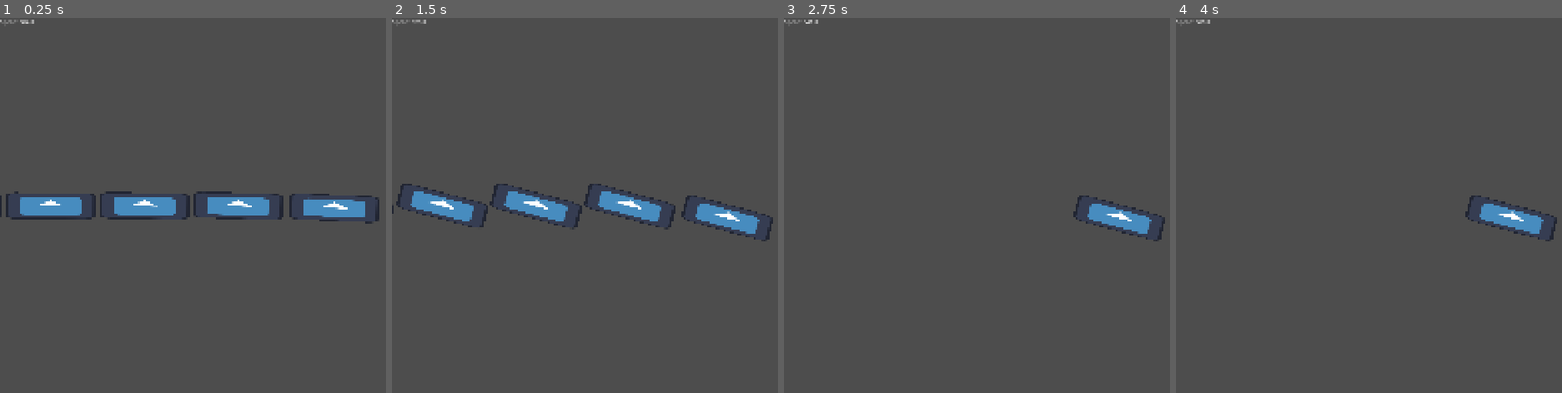
Above: before the commit, frames 1-4 (left to right).
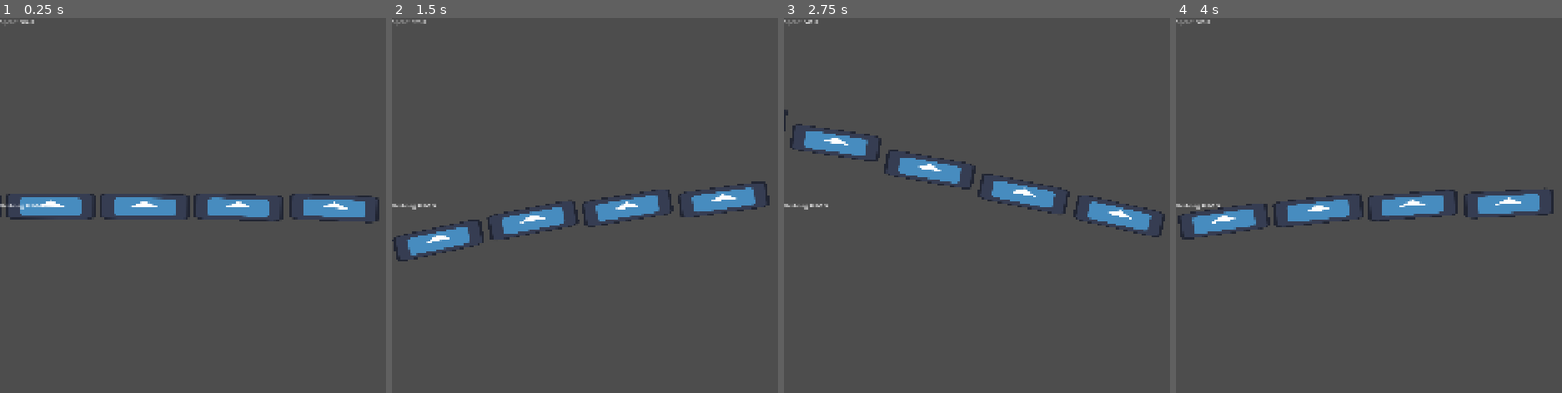
Above: after the commit, the same moments.

Repository: g3evorz/Gameseed-2026
Game: Godot game, scene res://Scenes/main.tscn
Same seed, same stepped clock (60 frames per second), same inputs: the game is played once before the commit and once after it. Before the commit the project starts from res://Scenes/Components/kereta.tscn. The engine's default icon, where the game draws it, is replaced by a stand-in: a white triangle on a blue panel in a dark square.
Inputs:
- Up to frame 1 (0.25 s): no input
- Up to frame 2 (1.5 s): tap Enter (ui_accept) at 0.5, 0.77 s
- Up to frame 3 (2.75 s): tap Enter (ui_accept) at 1.52 s
- Up to frame 4 (4 s): tap Enter (ui_accept) at 3.02, 3.77 s

The runs differ from the first frame. In frame 1, 0.8% of the frame differs, in the area x 0-74%, y 46-55%; in frame 2, 5.9%, in the area x 0-99%, y 43-65%; in frame 3, 3.5%; in frame 4, 4.4%.

Commit message:
Fix "Detach Gerbong" be more logical
It tweak "Batasan" a condition where logically a "Gerbong" of "Kereta" Will be detatched.

Diff:
--- a/Scenes/Components/kereta.tscn
+++ b/Scenes/Components/kereta.tscn
@@ -20,3 +20,14 @@
 [node name="Gerbong4" parent="KumpulanGerbong" unique_id=295298761 instance=ExtResource("3_k3j8q")]
 
 [node name="Gerbong5" parent="KumpulanGerbong" unique_id=534880205 instance=ExtResource("3_k3j8q")]
+
+[node name="CanvasLayer" type="CanvasLayer" parent="." unique_id=291053721]
+
+[node name="LabelJumlahGerbong" type="Label" parent="CanvasLayer" unique_id=723256573]
+anchors_preset = 4
+anchor_top = 0.5
+anchor_bottom = 0.5
+offset_top = -11.5
+offset_right = 40.0
+offset_bottom = 11.5
+grow_vertical = 2
--- a/Script/Kereta/Gerbong.gd
+++ b/Script/Kereta/Gerbong.gd
@@ -1,8 +1,11 @@
 extends CharacterBody2D
+
+# Asumsikan ada node Sprite2D di dalam gerbong untuk efek tilting (FIX #2)
+@onready var sprite = $Sprite2D
 
 var gravity = ProjectSettings.get_setting("physics/2d/default_gravity")
 var sedang_aktif = true
-var tersambung = true # Status apakah gerbong ini masih terikat ke rantai kereta
+var tersambung = true
 
 var target_x_velocity = 0.0
 var target_y = 0.0
@@ -11,56 +14,79 @@
 var target_di_tanah = true
 var kekakuan_rantai = 15.0
 
-var posisi_x_kepala = 0.0
-@export var BATAS_TERTINGGAL = 2000.0
+# FIX #1: Ganti posisi absolut kepala menjadi posisi relatif gerbong tepat di depannya
+var posisi_x_depan = 0.0
+var posisi_y_depan = 0.0
+
+var posisi_y_kepala_absolut = 0.0
+
+# Nilai ini sekarang bisa jauh lebih kecil karena diukur per sambungan (relatif)
+@export var BATAS_TERTINGGAL = 400.0
+@export var BATAS_TERBANG = 200.0
+@export var BATAS_JATUH = 250.0
+@export var BATAS_HANCUR = 2500.0
+
+# FIX #3: Clamp untuk mencegah tunneling / lonjakan eksponensial spring
+@export var MAX_SPRING_VELOCITY = 1500.0
+
+# FIX #4: Variabel memori untuk mengecek transisi lantai -> udara
+var was_on_floor = false
 
 func putus_sambungan():
 	tersambung = false
 	sedang_aktif = false
 
 func _physics_process(delta):
-	# --- 1. JIKA SAMBUNGAN TERPUTUS ---
 	if not tersambung or not sedang_aktif:
-		# Perlambat kecepatan X secara drastis (simulasi gesekan roda/rem)
-		# 600 adalah kekuatan pengeremannya, bisa Anda sesuaikan
-		velocity.x = move_toward(velocity.x, 0, 600 * delta)
 
-		# Tetap patuhi gravitasi agar bisa jatuh ke jurang
+		if is_on_floor():
+			velocity.x = move_toward(velocity.x, 0, 600 * delta)
+
 		velocity.y += gravity * delta
 		move_and_slide()
 
-		# Hapus dari memori sepenuhnya JIKA sudah jatuh ke jurang luar angkasa
-		if global_position.y > 2500:
+		if global_position.y - posisi_y_kepala_absolut > 1500.0:
 			hancur()
 		return
 
-	# --- 2. LOGIKA FISIKA HIBRIDA (NORMAL) ---
 	velocity.x = target_x_velocity
 	var jarak_y = target_y - global_position.y
 
+	# Logika Fisika Hibrida
 	if target_di_tanah:
 		if is_on_floor():
-			velocity.y = jarak_y * kekakuan_rantai
+			# FIX #3: Clamp velocity dari proportional controller
+			var raw_spring_vel = jarak_y * kekakuan_rantai
+			velocity.y = clamp(raw_spring_vel, -MAX_SPRING_VELOCITY, MAX_SPRING_VELOCITY)
 		else:
+			# FIX #4: Reset velocity y yang bocor saat jalan keluar dari ujung platform
+			if was_on_floor and velocity.y < 0:
+				velocity.y = 0.0
 			velocity.y += gravity * delta
 	else:
 		if target_vel_y < 0 and jarak_y < 0:
-			velocity.y = jarak_y * kekakuan_rantai
+			var raw_spring_vel = jarak_y * kekakuan_rantai
+			velocity.y = clamp(raw_spring_vel, -MAX_SPRING_VELOCITY, MAX_SPRING_VELOCITY)
 		else:
+			if was_on_floor and velocity.y < 0:
+				velocity.y = 0.0
 			velocity.y += gravity * delta
 
+	# Catat status lantai frame ini untuk dipakai di frame berikutnya
+	was_on_floor = is_on_floor()
 	move_and_slide()
-	rotation = lerp_angle(rotation, target_rot, kekakuan_rantai * delta)
 
-	# --- 3. DETEKSI SAMBUNGAN PATAH ---
-	# Jika gerbong ini tersangkut tembok dan tertinggal jauh dari kepala
-	if posisi_x_kepala - global_position.x > BATAS_TERTINGGAL:
-		putus_sambungan() # Putuskan sambungan dirinya sendiri
+	var lerp_weight = clamp(kekakuan_rantai * delta, 0.0, 1.0)
+	sprite.rotation = lerp_angle(sprite.rotation, target_rot, lerp_weight)
 
-	# Jatuh ke jurang luar angkasa
-	if global_position.y > 2000:
+	if posisi_x_depan - global_position.x > BATAS_TERTINGGAL:
+		putus_sambungan()
+
+	if posisi_y_depan - global_position.y > BATAS_TERBANG:
+		putus_sambungan()
+
+	if global_position.y - posisi_y_depan > BATAS_JATUH:
 		putus_sambungan()
 
 func hancur():
-	# Hapus node gerbong ini beserta Node2D pembungkusnya dari memori game
 	get_parent().queue_free()
--- a/Script/Kereta/kepala.gd
+++ b/Script/Kereta/kepala.gd
@@ -38,7 +38,8 @@
 	if not is_on_floor():
 		# Kita jadikan rasio kecepatan saat ini dibandingkan kekuatan lompat awal
 		# Hasilnya berkisar sekitar -1.0 (naik mentok) hingga 1.0 atau lebih (jatuh cepat)
-		var fall_ratio = velocity.y / abs(JUMP_VELOCITY)
+		var jump_kekuatan = max(abs(JUMP_VELOCITY), 1.0)
+		var fall_ratio = velocity.y / jump_kekuatan
 
 		if fall_ratio < 0:
 			# Sedang naik (velocity.y negatif)
--- a/Script/Kereta/kereta.gd
+++ b/Script/Kereta/kereta.gd
@@ -3,6 +3,7 @@
 @onready var kepala_kereta = $Kepala/CharacterBody2D
 @onready var sprite_kepala = $Kepala/CharacterBody2D/Sprite2D
 @onready var kumpulan_gerbong = $KumpulanGerbong
+@onready var label_jumlah_gerbong = $CanvasLayer/LabelJumlahGerbong
 
 @export var JARAK_PIKSEL_ANTAR_GERBONG = 270.0
 @export var KEKAKUAN_DASAR = 15.0
@@ -25,46 +26,55 @@
 
 func _physics_process(_delta):
 	var kecepatan_sekarang = kepala_kereta.velocity.x
+	var sambungan_utuh = true
 
-	# Variabel untuk mendeteksi apakah aliran tarikan dari depan masih utuh
-	var sambungan_utuh = true
+	var jumlah_aktif = 0
 
 	for i in range(rantai_permanen.size()):
 		var gerbong = rantai_permanen[i]
 
-		# Jika memori gerbong ini sudah dihapus (queue_free), rantai putus di sini!
 		if not is_instance_valid(gerbong):
 			sambungan_utuh = false
 			continue
 
-		# Jika gerbong ini sudah dinyatakan "putus" oleh scriptnya sendiri
 		if not gerbong.tersambung:
 			sambungan_utuh = false
 			continue
 
-		# JIKA ADA GERBONG DEPAN YANG PUTUS, GERBONG INI JUGA HARUS IKUT PUTUS
 		if not sambungan_utuh:
 			gerbong.putus_sambungan()
-			continue # Lewati pemberian kecepatan agar dia mengerem
+			continue
 
-		# --- Jika sambungan aman, terus berikan tarikan ---
+		jumlah_aktif += 1
 		gerbong.target_x_velocity = kecepatan_sekarang
-		gerbong.posisi_x_kepala = kepala_kereta.global_position.x
+		gerbong.posisi_y_kepala_absolut = kepala_kereta.global_position.y
 
-		# Tentukan siapa yang ditiru
 		if i == 0:
 			gerbong.target_y = kepala_kereta.global_position.y
 			gerbong.target_rot = sprite_kepala.rotation
 			gerbong.target_vel_y = kepala_kereta.velocity.y
 			gerbong.target_di_tanah = kepala_kereta.is_on_floor()
+
+			gerbong.posisi_x_depan = kepala_kereta.global_position.x
+			gerbong.posisi_y_depan = kepala_kereta.global_position.y
 		else:
 			var gerbong_depan = rantai_permanen[i - 1]
-			# Karena kita mengecek sambungan_utuh di atas, kita tahu pasti gerbong_depan itu valid
 			gerbong.target_y = gerbong_depan.global_position.y
-			gerbong.target_rot = gerbong_depan.rotation
+
+			# Mengambil rotasi sprite milik gerbong di depannya untuk diteruskan
+			if gerbong_depan.has_node("Sprite2D"):
+				gerbong.target_rot = gerbong_depan.get_node("Sprite2D").rotation
+			else:
+				gerbong.target_rot = gerbong_depan.rotation
+
 			gerbong.target_vel_y = gerbong_depan.velocity.y
 			gerbong.target_di_tanah = gerbong_depan.is_on_floor()
 
-		gerbong.kekakuan_rantai = KEKAKUAN_DASAR * FAKTOR_AWAL * pow(FAKTOR_PELURUHAN, i)
+			gerbong.posisi_x_depan = gerbong_depan.global_position.x
+			gerbong.posisi_y_depan = gerbong_depan.global_position.y
 
-# ... (Fungsi picu_lompat_berantai() tetap sama, cukup pastikan dia juga mengecek gerbong.tersambung sebelum menyuruh lompat)
+		var kalkulasi_kekakuan = KEKAKUAN_DASAR * FAKTOR_AWAL * pow(FAKTOR_PELURUHAN, i)
+		gerbong.kekakuan_rantai = max(kalkulasi_kekakuan, 5.0)
+
+	if label_jumlah_gerbong:
+			label_jumlah_gerbong.text = "Gerbong Aktif: " + str(jumlah_aktif)
--- a/project.godot
+++ b/project.godot
@@ -11,7 +11,7 @@
 [application]
 
 config/name="GAMESEED-2026"
-run/main_scene="uid://dukt3ykblby48"
+run/main_scene="uid://dcol80whnldwb"
 config/features=PackedStringArray("4.6", "GL Compatibility")
 config/icon="res://icon.svg"
 
@@ -21,6 +21,10 @@
 window/size/viewport_height=1080
 window/stretch/mode="canvas_items"
 window/stretch/aspect="expand"
+
+[dotnet]
+
+project/assembly_name="GAMESEED-2026"
 
 [input_devices]
 
